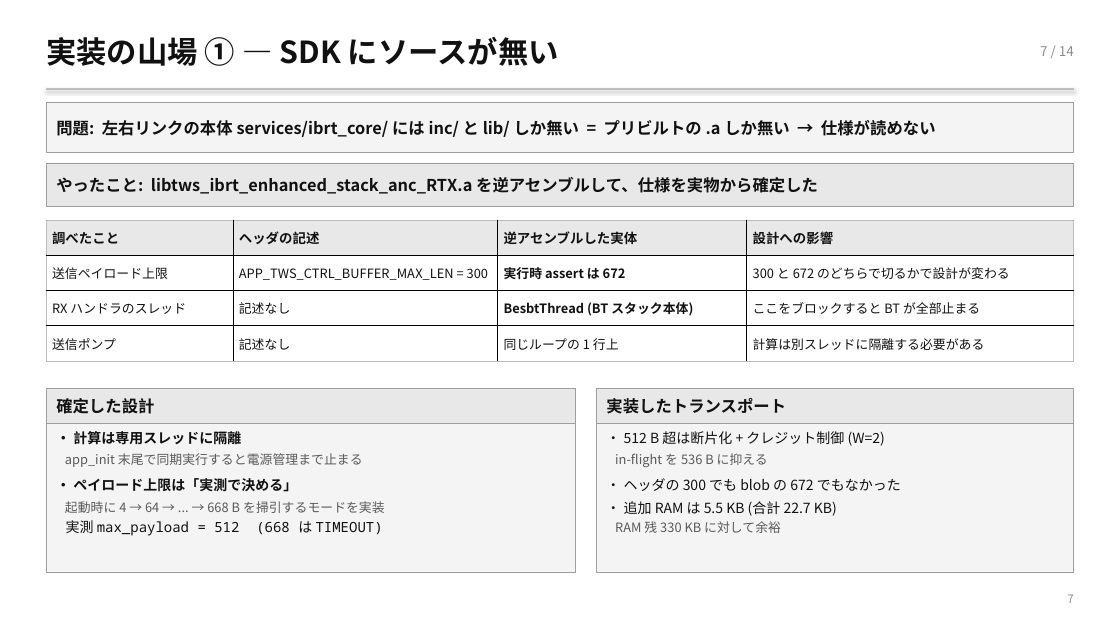
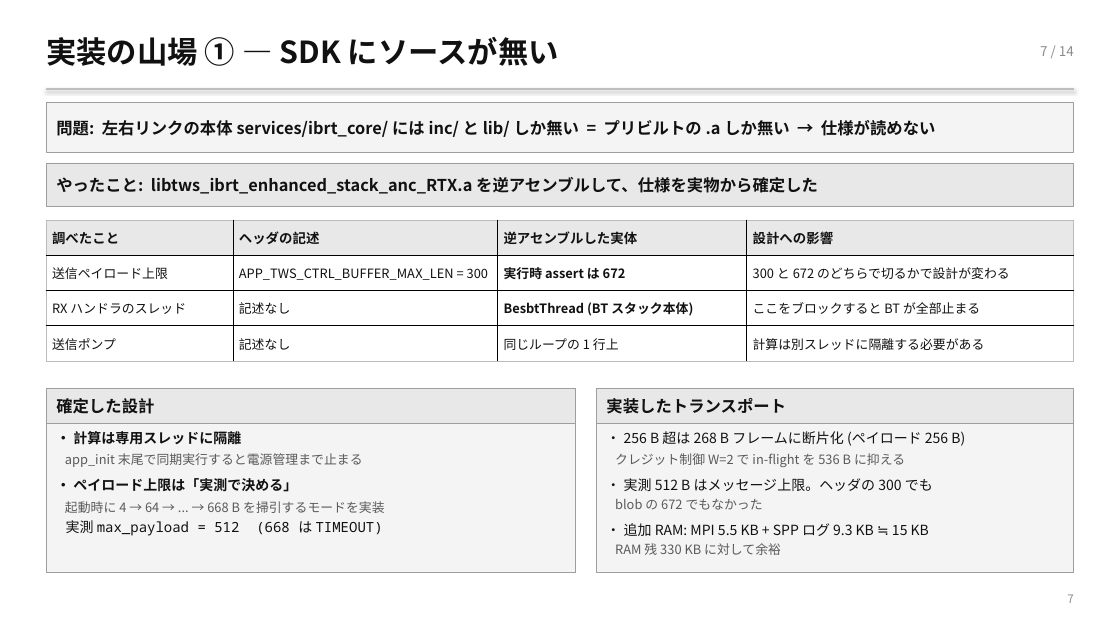
Before and after one commit to TamichiRyuto/pine-buds-cluster, a slide deck: slide 8 of slides/lt-ear-parallel.pptx. Drawn at 1120x630 pixels with LibreOffice and Linux fonts; fonts in the diff are those of the drawing. Boxes give left, top, right and bottom in pixels: in the first picture for what was removed or moved away, otherwise in the second. Text is boxed around its words. In the diff, an @@ line names an element or a change of style, - is before the commit and + after.

```diff
--- a/slides/lt-ear-parallel.pptx
+++ b/slides/lt-ear-parallel.pptx
@@ text at <box>606,431,965,536</box>: text changed @@
-・ 512 B 超は断片化 + クレジット制御 (W=2)
-in-flight を 536 B に抑える
-・ ヘッダの 300 でも blob の 672 でもなかった
-・ 追加 RAM は 5.5 KB (合計 22.7 KB)
+・ 256 B 超は 268 B フレームに断片化 (ペイロード 256 B)
+クレジット制御 W=2 で in-flight を 536 B に抑える
+・ 実測 512 B はメッセージ上限。ヘッダの 300 でも
+blob の 672 でもなかった
+・ 追加 RAM: MPI 5.5 KB + SPP ログ 9.3 KB ≒ 15 KB
```
Also in this commit, not shown: 13 other slides changed, 2 other files.
